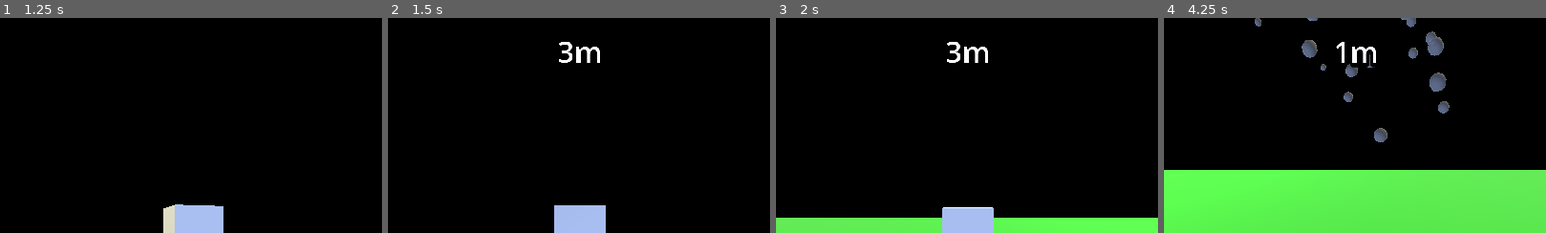
Above: before the commit, frames 1-4 (left to right).
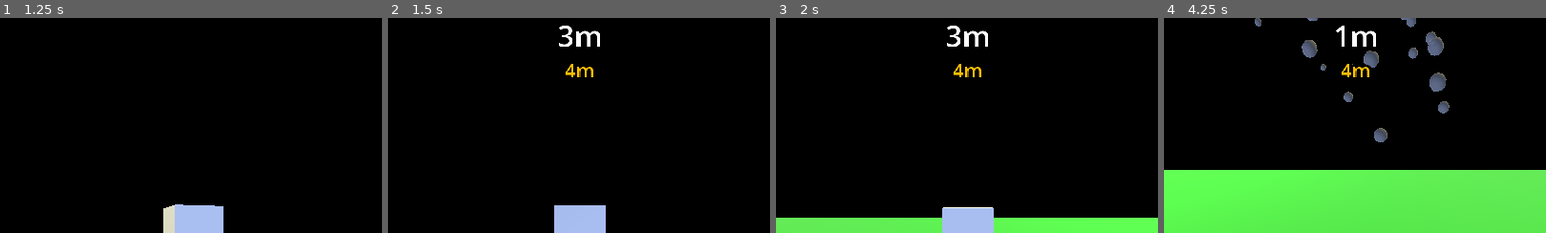
Above: after the commit, the same moments.

Repository: SuperGoon97/CAPJam2025
Game: Godot game, scene res://Scenes/Core/GameCore/game_core.tscn
Two runs of this game, one before a commit and one after it. Both use one fixed random seed, a clock stepped at 60 frames per second and the inputs below. The engine's default icon, where the game draws it, is replaced by a stand-in: a white triangle on a blue panel in a dark square.
Inputs (mouse positions are % of the whole screen's width and height, from its top left):
- Up to frame 1 (1.25 s): move the mouse to (72, 45) at 0.52 s; hold Right (Right) from 0.53 s (still down); click (72, 45) at 0.67 s
- Up to frame 2 (1.5 s): release Right (Right) at 1.25 s; click "READY?" at 1.25 s
- Up to frame 3 (2 s): no input
- Up to frame 4 (4.25 s): move the mouse to (30, 55) at 2.02 s; hold Down (Down) 2.03-2.78 s; move the mouse to (60, 28) at 2.77 s; hold Right (Right) 2.78-3.53 s; move the mouse to (45, 70) at 3.52 s; hold Up (Up) from 3.53 s (still down); click (45, 70) at 3.67 s
The pictures show only the part of the screen within x 25-75%, y 0-50%; the shares and areas given below are measured in that part.

Frame 1 is identical in both runs. In frame 2, 1.0% of the frame differs, in the area x 44-56%, y 3-28%; in frame 3, 1.0%; in frame 4, 1.1%, in the area x 45-57%, y 3-28%.

Commit message:
high score

Diff:
--- a/template/Scenes/UI/ui_inGame.tscn
+++ b/template/Scenes/UI/ui_inGame.tscn
@@ -30,26 +30,6 @@
 grow_vertical = 2
 script = ExtResource("1_jfobj")
 
-[node name="Label" type="Label" parent="."]
-layout_mode = 1
-anchors_preset = 5
-anchor_left = 0.5
-anchor_right = 0.5
-offset_left = -116.5
-offset_top = 40.0
-offset_right = 116.5
-offset_bottom = 139.0
-grow_horizontal = 2
-theme_override_colors/font_color = Color(1, 1, 1, 1)
-theme_override_colors/font_shadow_color = Color(0, 0, 0, 1)
-theme_override_colors/font_outline_color = Color(0, 0, 0, 1)
-theme_override_constants/shadow_offset_y = 5
-theme_override_constants/outline_size = 25
-theme_override_constants/shadow_outline_size = 27
-theme_override_font_sizes/font_size = 72
-text = "2500m"
-horizontal_alignment = 1
-
 [node name="ProgressBar" type="ProgressBar" parent="."]
 layout_mode = 1
 anchors_preset = 1
@@ -67,3 +47,39 @@
 value = 50.0
 fill_mode = 3
 script = ExtResource("2_vhgnh")
+
+[node name="HBoxContainer" type="VBoxContainer" parent="."]
+layout_mode = 1
+anchors_preset = 5
+anchor_left = 0.5
+anchor_right = 0.5
+offset_left = -232.0
+offset_right = 232.0
+offset_bottom = 199.0
+grow_horizontal = 2
+
+[node name="Label" type="Label" parent="HBoxContainer"]
+layout_mode = 2
+size_flags_horizontal = 3
+theme_override_colors/font_color = Color(1, 1, 1, 1)
+theme_override_colors/font_shadow_color = Color(0, 0, 0, 1)
+theme_override_colors/font_outline_color = Color(0, 0, 0, 1)
+theme_override_constants/shadow_offset_y = 5
+theme_override_constants/outline_size = 25
+theme_override_constants/shadow_outline_size = 27
+theme_override_font_sizes/font_size = 72
+text = "2500m"
+horizontal_alignment = 1
+
+[node name="Label2" type="Label" parent="HBoxContainer"]
+layout_mode = 2
+size_flags_vertical = 1
+theme_override_colors/font_color = Color(1, 0.75, 0, 1)
+theme_override_colors/font_shadow_color = Color(0, 0, 0, 1)
+theme_override_colors/font_outline_color = Color(0, 0, 0, 1)
+theme_override_constants/shadow_offset_y = 5
+theme_override_constants/outline_size = 25
+theme_override_constants/shadow_outline_size = 27
+theme_override_font_sizes/font_size = 48
+text = "2500m"
+horizontal_alignment = 1
--- a/template/Scripts/UI/ui_in_game.gd
+++ b/template/Scripts/UI/ui_in_game.gd
@@ -1,6 +1,7 @@
 extends Control
 
-@onready var label: Label = $Label
+@onready var label: Label = $HBoxContainer/Label
+@onready var label_2: Label = $HBoxContainer/Label2
 
 # Called when the node enters the scene tree for the first time.
 func _ready() -> void:
@@ -12,3 +13,4 @@
 
 func _heightChanged(score:float):
 	label.text = str(int(round(score))) + "m"
+	label_2.text = str(int(round(GVar.build_manager.highscore_height))) + "m"
